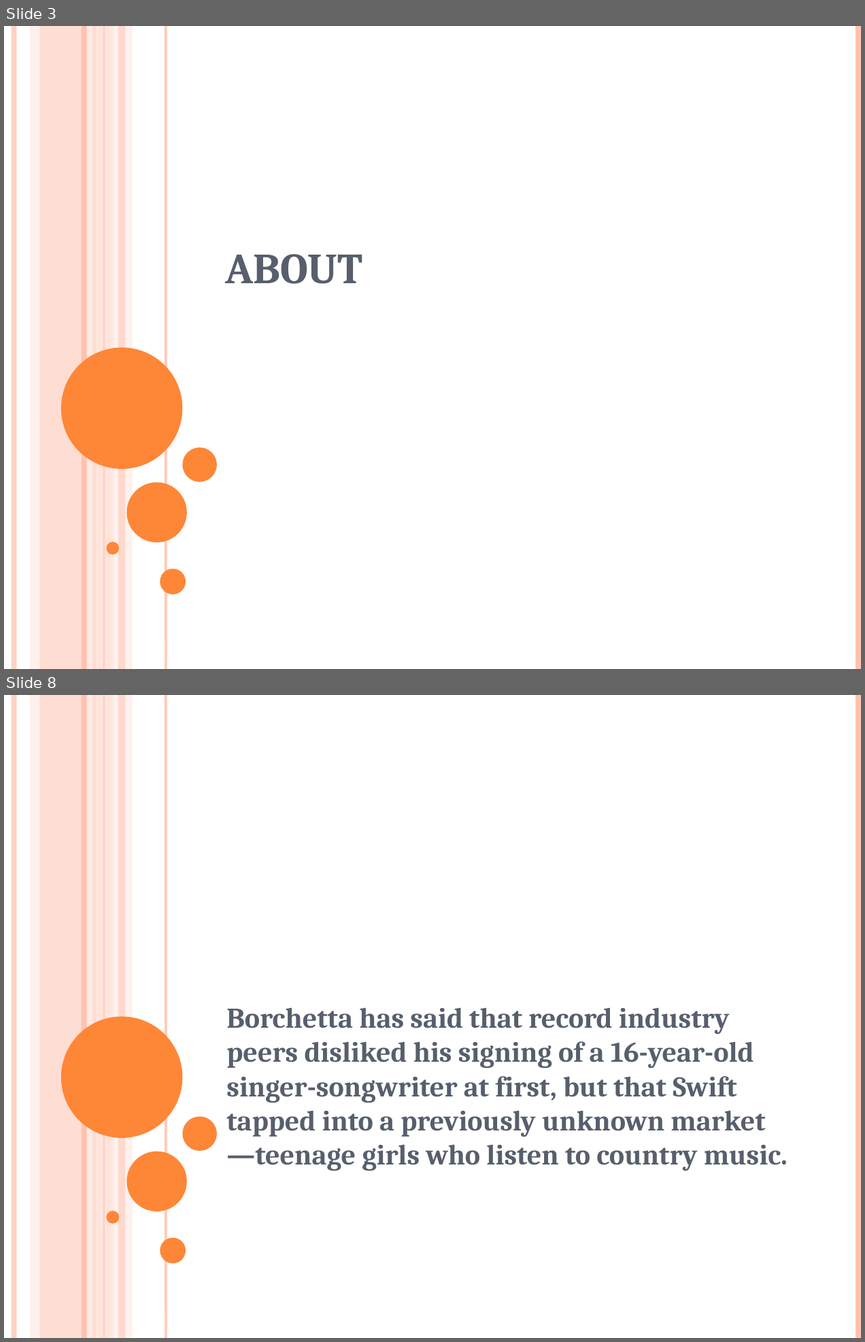
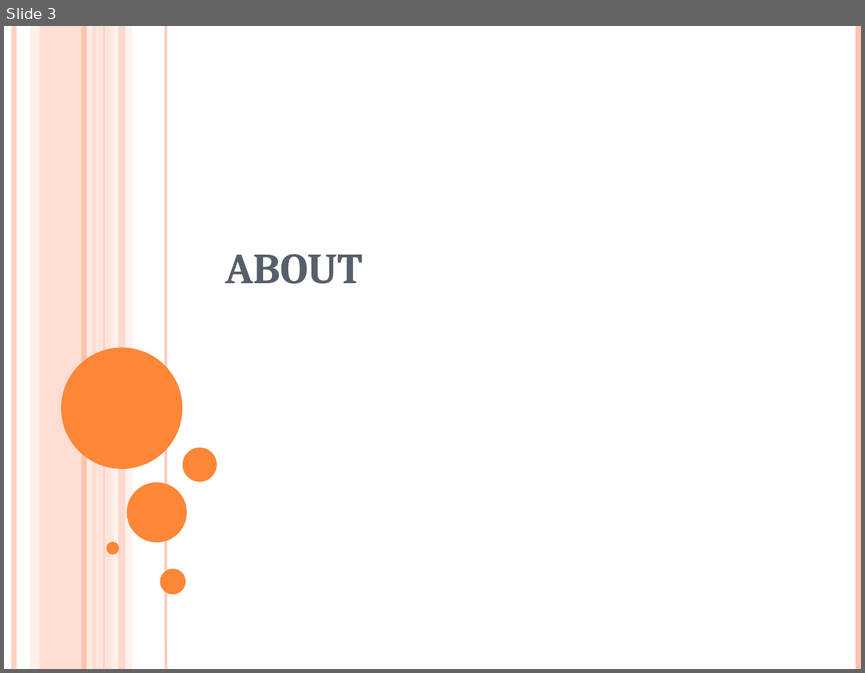
Before and after one commit to surabhi5/instant-ppt, a slide deck: output.pptx. Shown one above the other, each under a label of ours: slides 3 and 8 before the commit, slide 3 after it; the slides between them are not shown. The pictures are 865x1342 and 865x673 pixels, drawn with LibreOffice and Linux fonts; fonts in the diff are those of the drawing. Boxes give left, top, right and bottom in pixels: in the first picture for what was removed or moved away, otherwise in the second. Text is boxed around its words. In the diff, an @@ line names an element or a change of style, - is before the commit and + after.

```diff
--- a/output.pptx
+++ b/output.pptx
@@ slide 8 removed at box(4, 695, 861, 1338), background #FFFFFF; not listed: 16 template elements that a slide beside it also shows @@
@@ subtitle removed at box(226, 1008, 787, 1170) @@
-Borchetta has said that record industry peers disliked his signing of a 16-year-old singer-songwriter at first, but that Swift tapped into a previously unknown market—teenage girls who listen to country music.
```
Also in this commit, not shown: 2 slides changed, 69 slides added, 110 other slides removed, 2 other files.
